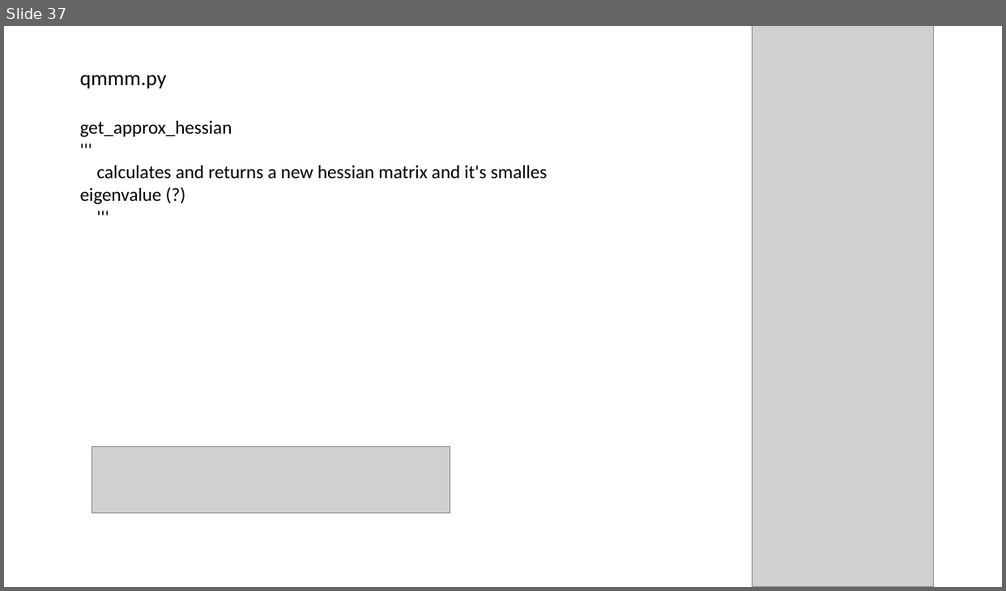
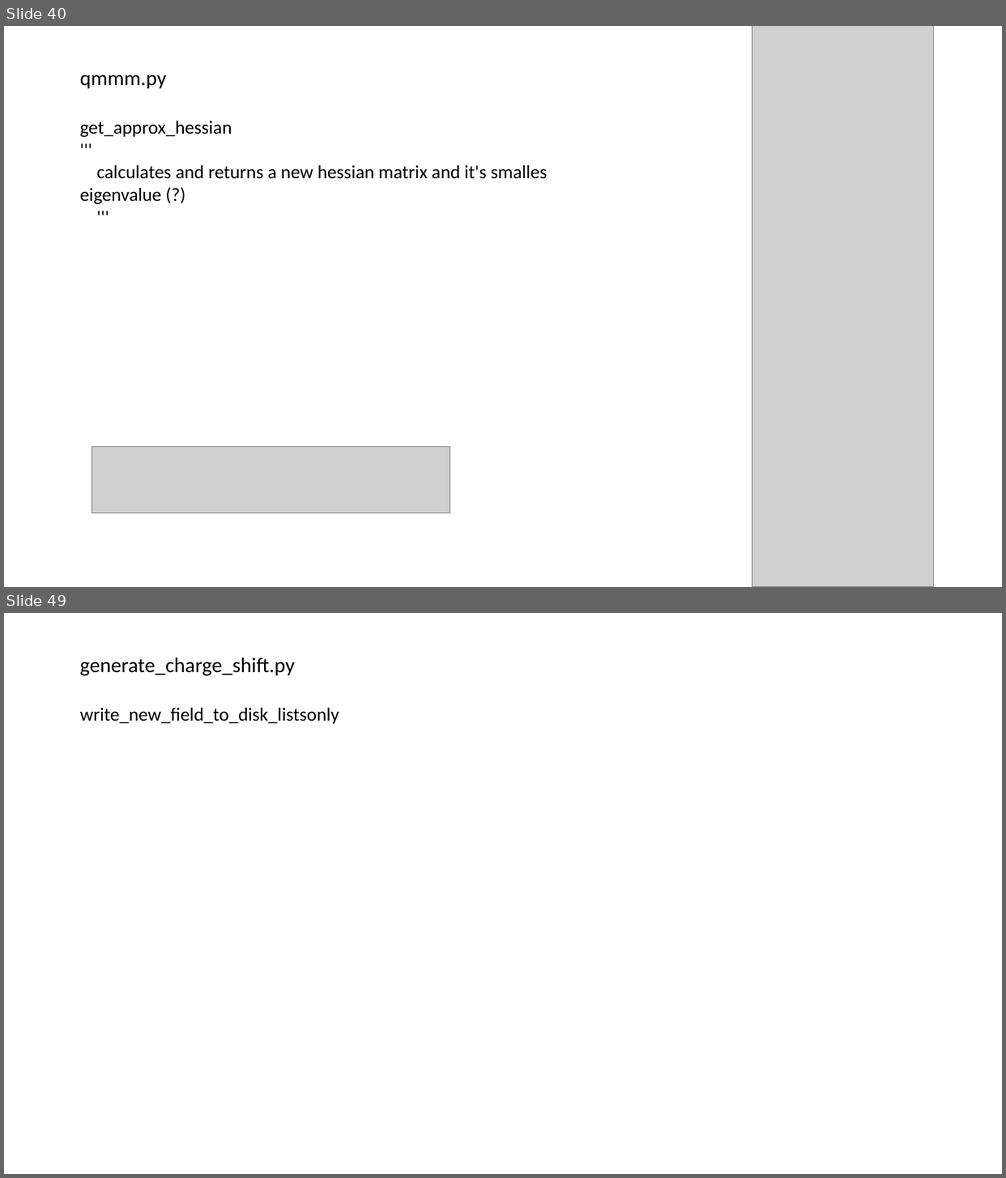
Before and after one commit to AlinaJansen/qmmm_revision, a slide deck: gmx2qmmm_overview.pptx. Shown one above the other, each under a label of ours: slide 37 before the commit, slides 40 and 49 after it; the slides between them are not shown. The pictures are 1006x591 and 1006x1178 pixels, drawn with LibreOffice and Linux fonts; fonts in the diff are those of the drawing; grey boxes stand for pictures. Boxes give left, top, right and bottom in pixels: in the first picture for what was removed or moved away, otherwise in the second. Text is boxed around its words. In the diff, an @@ line names an element or a change of style, - is before the commit and + after.

```diff
--- a/gmx2qmmm_overview.pptx
+++ b/gmx2qmmm_overview.pptx
@@ slide 49 added at (x1=4, y1=613, x2=1002, y2=1174), background #FFFFFF @@
@@ title added at (x1=80, y1=658, x2=295, y2=676), 20 pt, text #000000 @@
+generate_charge_shift.py
@@ text added at (x1=80, y1=708, x2=339, y2=724), 18 pt, text #000000 @@
+write_new_field_to_disk_listsonly
@@ what was slide 37 is now slide 40 @@
```
Also in this commit, not shown: 5 slides changed, 18 other slides added, 3 other files.
